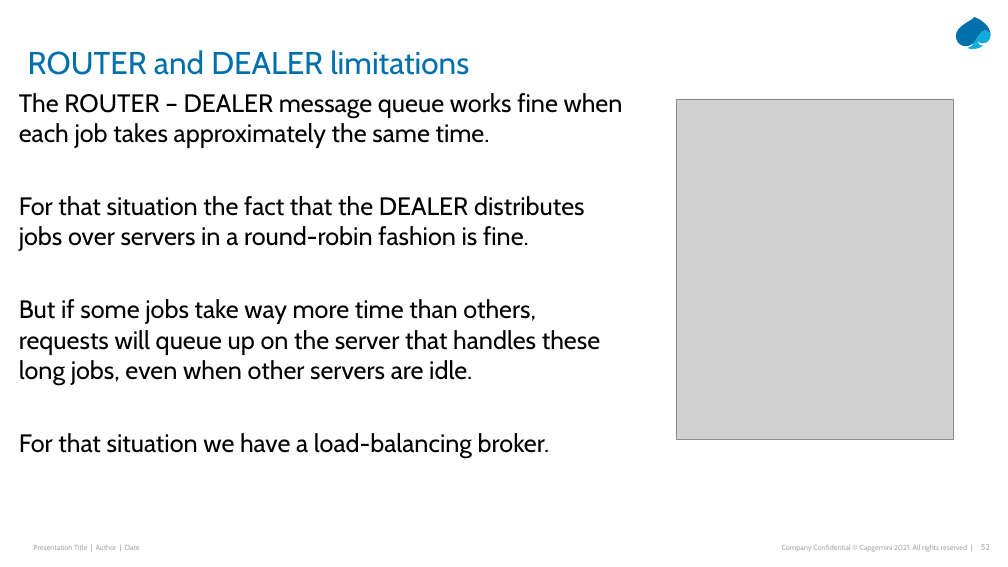
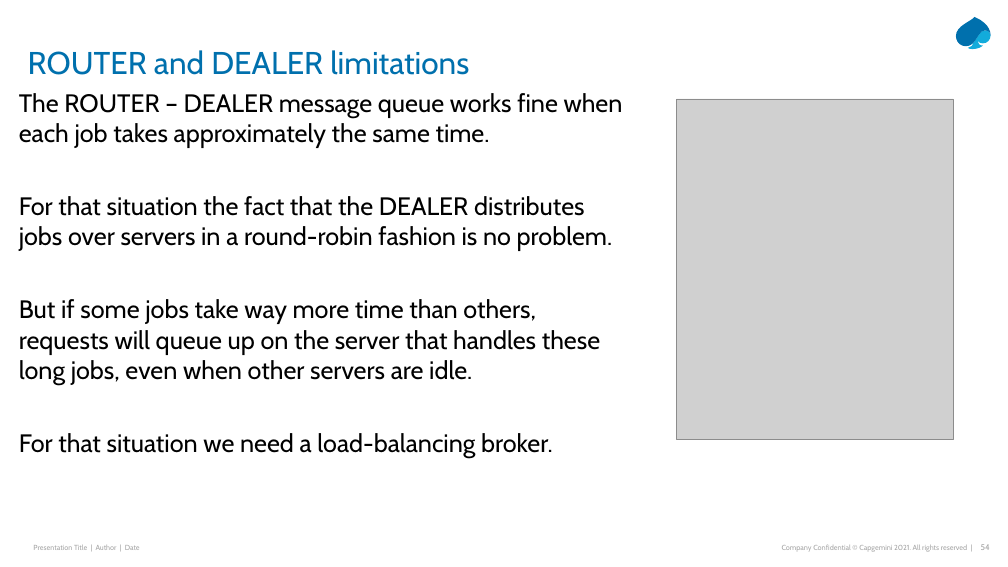
Before and after one commit to Python-Masterclass/Networking, a slide deck: slide 54 of Masterclass-7-Networking.pptx (slide 52 before the commit). Drawn at 1008x567 pixels with LibreOffice and Linux fonts; fonts in the diff are those of the drawing; grey boxes stand for pictures. Boxes give left, top, right and bottom in pixels: in the first picture for what was removed or moved away, otherwise in the second. Text is boxed around its words. In the diff, an @@ line names an element or a change of style, - is before the commit and + after.

```diff
--- a/Masterclass-7-Networking.pptx
+++ b/Masterclass-7-Networking.pptx
@@ text at <box>19,196,613,251</box>: text changed @@
-For that situation the fact that the DEALER distributes jobs over servers in a round-robin fashion is fine.
+For that situation the fact that the DEALER distributes jobs over servers in a round-robin fashion is no problem.
@@ text at <box>19,433,553,458</box>: text changed @@
-For that situation we have a load-balancing broker.
+For that situation we need a load-balancing broker.
```
Also in this commit, not shown: 11 other slides changed, 2 slides added.
